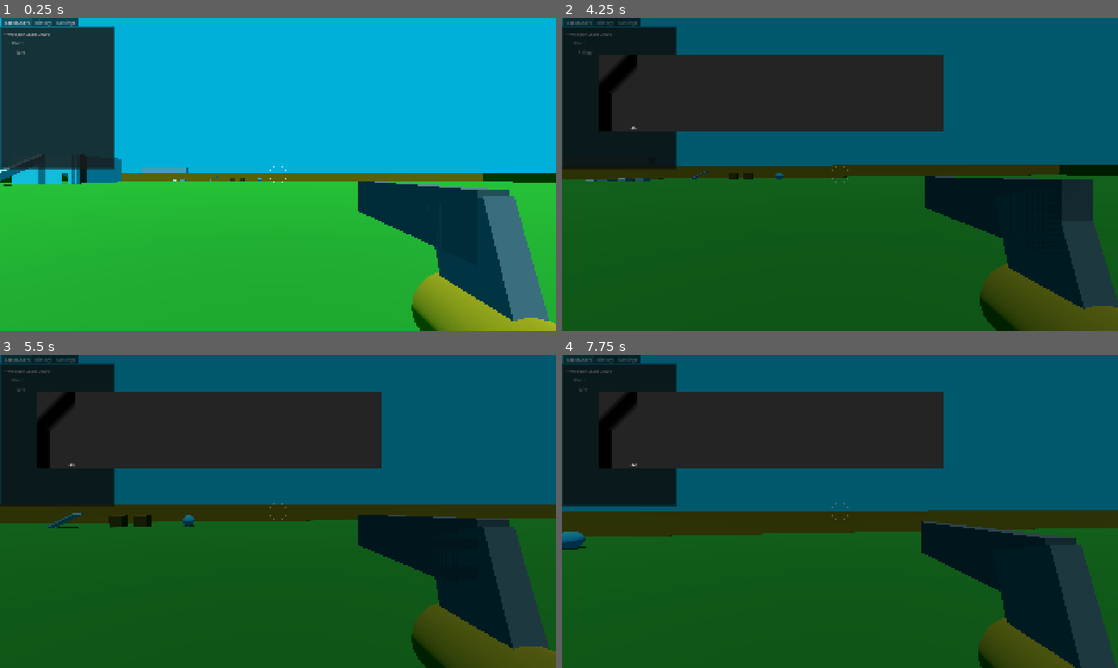
Above: before the commit, frames 1-4 (two rows, left to right).
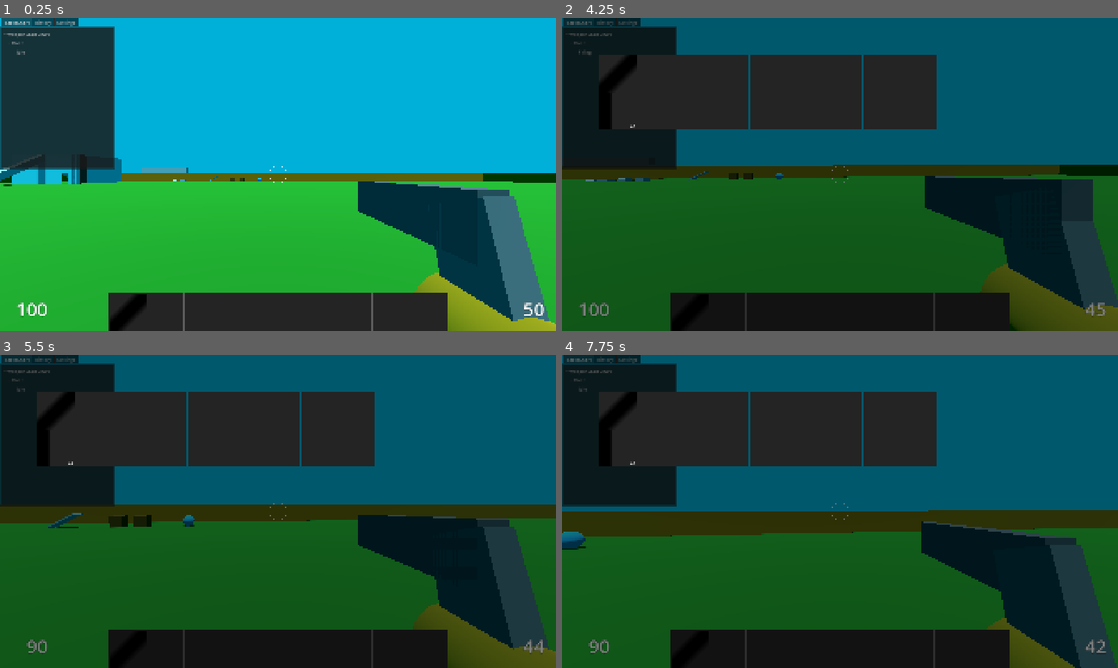
Above: after the commit, the same moments.

Repository: janisl/rpg-core
Game: Godot game, scene res://systems/main_scene.tscn
Same seed, same stepped clock (60 frames per second), same inputs: the game is played once before the commit and once after it.
Inputs (mouse positions are in pixels of both pictures, inside the frame that each line leads up to):
- Up to frame 1 (0.25 s): no input
- Up to frame 2 (4.25 s): move the mouse to (867, 174) at 0.52 s; hold Shift (crouch) 0.53-1.28 s; hold W (forward) from 0.53 s (still down); tap Space (jump) at 0.77, 1.52, 3.02, 3.77 s; click (867, 174) at 0.8 s; move the mouse to (812, 174) at 1.27 s; click (812, 174) at 1.35 s; tap Shift (crouch) at 1.55, 3.05 s; move the mouse to (851, 168) at 2.02 s; hold Shift (crouch) 2.03-2.78 s; click (851, 168) at 2.3 s; move the mouse to (834, 180) at 2.77 s; click (834, 180) at 2.85 s; move the mouse to (878, 177) at 3.52 s; hold Ctrl (sprint) from 3.53 s (still down); click (878, 177) at 3.8 s; tap Tab (inventory) at 4.15 s
- Up to frame 3 (5.5 s): keep holding W (forward); move the mouse to (233, 508) at 4.27 s; release Ctrl (sprint) at 4.28 s; tap Z (test) at 4.35 s; tap Space (jump) at 4.52 s; tap Shift (crouch) at 4.55 s; move the mouse to (283, 511) at 5.02 s; press the mouse at (283, 511) at 5.03 s; tap 1 at 5.1 s
- Up to frame 4 (7.75 s): move the mouse to (817, 505) at 5.77 s; release W (forward) at 5.78 s; release the mouse at (817, 505) at 5.78 s; hold D (right) 5.78-6.53 s; tap Shift (crouch) at 5.85, 7.35 s; tap Space (jump) at 6.02, 6.77, 7.52 s; move the mouse to (867, 511) at 6.52 s; press the mouse at (867, 511) at 6.53 s; hold W (forward) from 6.53 s (still down); move the mouse to (812, 511) at 7.27 s; release the mouse at (812, 511) at 7.28 s

The runs differ from the first frame. In frame 1, 7.7% of the frame differs, in the area x 3-98%, y 87-100%; in frame 2, 8.3%; in frame 3, 8.3%; in frame 4, 8.4%, in the area x 4-98%, y 11-100%.

Commit message:
Player HUD.

Diff:
--- a/actors/player/components/weapon_controller.gd
+++ b/actors/player/components/weapon_controller.gd
@@ -120,7 +120,6 @@
 
 	Managers.weapon_manager.use_ammo(current_weapon.ammo_type)
 	animation_player.play("fire")
-	print("Fired! Ammo: ", Managers.weapon_manager.get_current_ammo(current_weapon.ammo_type))
 
 	can_fire_next = false
 	fire_rate_timer = 1.0 / current_weapon.fire_rate
--- a/actors/player/player.gd
+++ b/actors/player/player.gd
@@ -14,6 +14,7 @@
 @export var weapon_controller: WeaponController
 @export var animation_tree: AnimationTree
 @export var inventory: Inventory
+@export var health_component: HealthComponent
 
 @export_group("Movement settings")
 @export var jump_velocity := 5.0
--- a/actors/player/player.tscn
+++ b/actors/player/player.tscn
@@ -1364,7 +1364,7 @@
 states/Standing/position = Vector2(447.33334, 72.66667)
 transitions = ["Start", "Standing", SubResource("AnimationNodeStateMachineTransition_m1hv5"), "Standing", "Crouching",  …(299 unchanged characters)…
 
-[node name="Player" type="CharacterBody3D" unique_id=8619645 …(230 unchanged characters)… ntroller", "animation_tree", "inventory") groups=["player"]]
+[node name="Player" type="CharacterBody3D" unique_id=8619645 …(230 unchanged characters)… ntroller", "animation_tree", "inventory", "health_component") groups=["player"]]
 collision_layer = 771
 script = ExtResource("1_nvxhs")
 camera_controller = NodePath("CameraController")
@@ -1379,6 +1379,7 @@
 weapon_controller = NodePath("Components/WeaponController")
 animation_tree = NodePath("AnimationTree")
 inventory = NodePath("Inventory")
+health_component = NodePath("HealthComponent")
 mesh_layer = 4
 
 [node name="HealthComponent" type="Node" parent="." unique_id=1018563726]
--- a/pickups/ammo_pickup.gd
+++ b/pickups/ammo_pickup.gd
@@ -15,4 +15,3 @@
 
 func _apply_pickup(player: Player) -> void:
 	var not_added = player.inventory.add_item(ammo_type, ammount)
-	print("Picked up: ", ammount - not_added, " of ", ammo_type.display_name)
--- a/pickups/weapon_pickup.gd
+++ b/pickups/weapon_pickup.gd
@@ -15,8 +15,6 @@
 
 	if weapon_slot:
 		player.inventory.add_item(weapon_resource.ammo_type, weapon_resource.max_ammo)
-		print("Ammo refilled: ", weapon_resource.display_name)
 	else:
 		Managers.weapon_manager.unlock_weapon(weapon_resource)
 		Managers.weapon_manager.switch_to_weapon(weapon_resource)
-		print("Unlocked: ", weapon_resource.display_name)
--- a/systems/managers.gd
+++ b/systems/managers.gd
@@ -4,7 +4,7 @@
 
 
 func _ready() -> void:
-	find_managers.call_deferred()
+	find_managers()
 
 
 func find_managers() -> void:
--- a/systems/weapon_manager.gd
+++ b/systems/weapon_manager.gd
@@ -1,6 +1,7 @@
 class_name WeaponManager
 extends Node
 
+signal current_slot_changed
 
 @export var player: Player
 
@@ -35,6 +36,7 @@
 func switch_to_slot(index: int) -> void:
 	var item_stack := player.inventory.slots[index]
 	current_slot = index
+	current_slot_changed.emit()
 	player.weapon_controller.switch_weapon(item_stack)
 
 
--- a/ui/in_game_screen/item_slot_control.tscn
+++ b/ui/in_game_screen/item_slot_control.tscn
@@ -3,7 +3,7 @@
 [ext_resource type="Script" uid="uid://b01wyvqydf1sn" path="res://ui/in_game_screen/item_slot_control.gd" id="1_ij2ti"]
 
 [node name="ColorRect" type="ColorRect" unique_id=1931404340]
-custom_minimum_size = Vector2(130, 130)
+custom_minimum_size = Vector2(128, 128)
 color = Color(0.14044744, 0.14044747, 0.14044738, 1)
 script = ExtResource("1_ij2ti")
 
--- /dev/null
+++ b/ui/player_hud/player_hud.gd
@@ -0,0 +1,48 @@
+class_name PlayerHud
+extends Control
+
+const ITEM_SLOT_CONTROL = preload("uid://d3nmme6bfak14")
+
+@onready var hotbar_container: HBoxContainer = $HotbarBackground/HotbarContainer
+@onready var selection_indicator: ColorRect = $HotbarBackground/SelectionIndicator
+@onready var health_label: Label = $HealthLabel
+@onready var ammo_label: Label = $AmmoLabel
+
+var _player: Player
+
+
+func _ready() -> void:
+	_player = get_tree().get_nodes_in_group("player")[0]
+
+	for i in 9:
+		var slot := ITEM_SLOT_CONTROL.instantiate() as ItemSlotControl
+		hotbar_container.add_child(slot)
+		slot.init(_player.inventory, i)
+
+	Managers.weapon_manager.current_slot_changed.connect(_update_current_slot)
+
+	_player.health_component.health_changed.connect(_on_health_changed)
+	_player.inventory.changed.connect(_on_inventory_changed)
+
+
+func _update_current_slot() -> void:
+	selection_indicator.position.x = Managers.weapon_manager.current_slot * 130
+	_update_ammo_label()
+
+
+func _on_health_changed(new_health: float, _max_halth: float) -> void:
+	health_label.text = str(int(new_health))
+
+
+func _on_inventory_changed() -> void:
+	_update_ammo_label()
+
+
+func _update_ammo_label() -> void:
+	var weapon := _player.inventory.slots[Managers.weapon_manager.current_slot]
+	if not weapon or weapon.item is not Weapon:
+		ammo_label.visible = false
+		return
+
+	ammo_label.visible = true
+	ammo_label.text = str(_player.inventory.get_available_amount(weapon.item.ammo_type))
--- /dev/null
+++ b/ui/player_hud/player_hud.tscn
@@ -0,0 +1,63 @@
+[gd_scene format=3 uid="uid://qobbrsn8t2k4"]
+
+[ext_resource type="Script" uid="uid://cw70ccc707pon" path="res://ui/player_hud/player_hud.gd" id="1_vyppb"]
+
+[node name="PlayerHud" type="Control" unique_id=155558568]
+layout_mode = 3
+anchors_preset = 15
+anchor_right = 1.0
+anchor_bottom = 1.0
+grow_horizontal = 2
+grow_vertical = 2
+script = ExtResource("1_vyppb")
+
+[node name="HotbarBackground" type="ColorRect" parent="." unique_id=1907861593]
+layout_mode = 1
+anchors_preset = 7
+anchor_left = 0.5
+anchor_top = 1.0
+anchor_right = 0.5
+anchor_bottom = 1.0
+offset_left = -586.0
+offset_top = -132.0
+offset_right = 586.0
+grow_horizontal = 2
+grow_vertical = 0
+color = Color(0.36408392, 0.36408395, 0.36408392, 1)
+
+[node name="SelectionIndicator" type="ColorRect" parent="HotbarBackground" unique_id=1824666071]
+layout_mode = 0
+offset_right = 132.0
+offset_bottom = 132.0
+
+[node name="HotbarContainer" type="HBoxContainer" parent="HotbarBackground" unique_id=494122346]
+layout_mode = 0
+offset_left = 2.0
+offset_top = 2.0
+offset_right = 42.0
+offset_bottom = 42.0
+theme_override_constants/separation = 2
+
+[node name="HealthLabel" type="Label" parent="." unique_id=1132553087]
+layout_mode = 0
+offset_left = 42.0
+offset_top = 960.0
+offset_right = 165.0
+offset_bottom = 1048.0
+theme_override_colors/font_outline_color = Color(0, 0, 0, 1)
+theme_override_constants/outline_size = 4
+theme_override_font_sizes/font_size = 64
+text = "100"
+horizontal_alignment = 2
+
+[node name="AmmoLabel" type="Label" parent="." unique_id=966090477]
+layout_mode = 0
+offset_left = 1757.0
+offset_top = 960.0
+offset_right = 1880.0
+offset_bottom = 1048.0
+theme_override_colors/font_outline_color = Color(0, 0, 0, 1)
+theme_override_constants/outline_size = 4
+theme_override_font_sizes/font_size = 64
+text = "100"
+horizontal_alignment = 2
--- a/ui/user_interface.tscn
+++ b/ui/user_interface.tscn
@@ -3,6 +3,7 @@
 [ext_resource type="Script" uid="uid://blwu7xyl5slu4" path="res://ui/reticle_control.gd" id="1_mm06q"]
 [ext_resource type="Script" uid="uid://btgmq5uw4sufl" path="res://ui/user_interface.gd" id="1_r3gyj"]
 [ext_resource type="Shader" uid="uid://bd7wk8i5mqe5g" path="res://shaders/camera_water_overlay.gdshader" id="1_ue2kl"]
+[ext_resource type="PackedScene" uid="uid://qobbrsn8t2k4" path="res://ui/player_hud/player_hud.tscn" id="3_j1g8x"]
 [ext_resource type="PackedScene" uid="uid://li5ryexfavom" path="res://ui/in_game_screen/in_game_screen.tscn" id="4_5skvp"]
 
 [sub_resource type="ShaderMaterial" id="ShaderMaterial_r3gyj"]
@@ -26,6 +27,8 @@
 mouse_filter = 2
 texture = SubResource("PlaceholderTexture2D_5skvp")
 
+[node name="PlayerHud" parent="." unique_id=155558568 instance=ExtResource("3_j1g8x")]
+
 [node name="Reticle" type="CenterContainer" parent="." unique_id=1683982803]
 anchors_preset = 15
 anchor_right = 1.0
Not shown, changed: todo.txt
Not shown, added: ui/player_hud/player_hud.gd.uid
